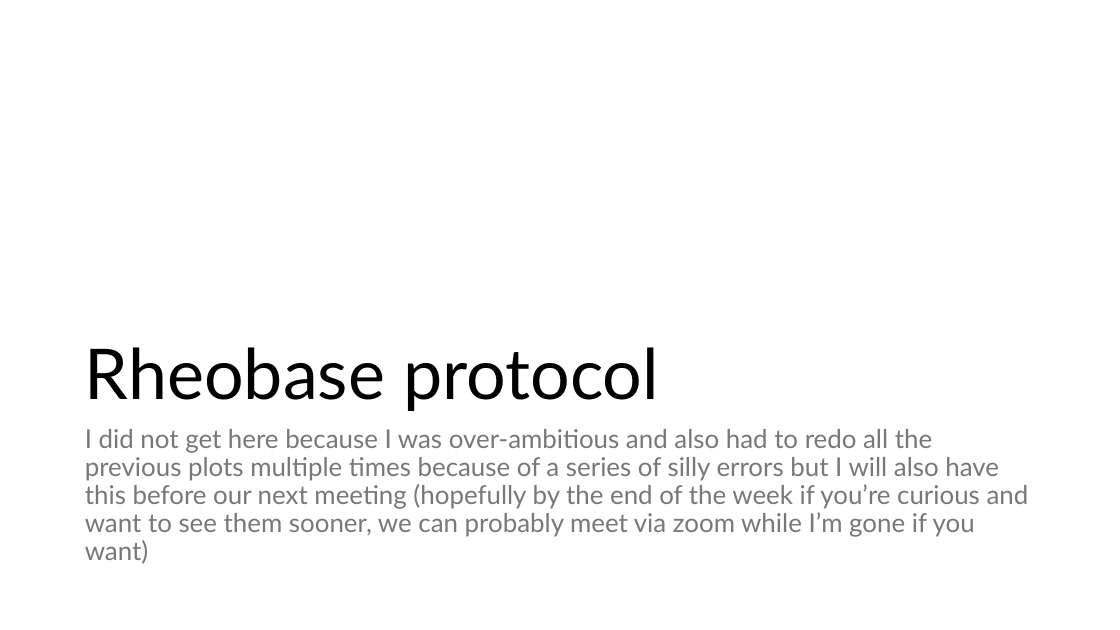
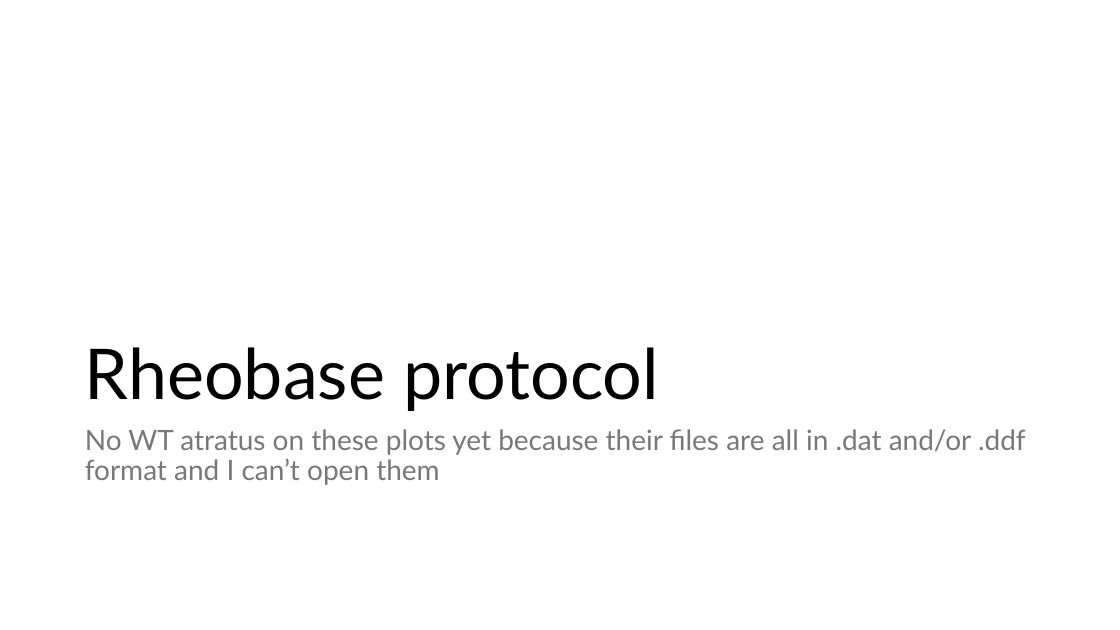
Before and after one commit to s-babish/tcouchii-tradeoff, a slide deck: slide 22 of Presentations/Draft plots for myography trade-off work.pptx. Drawn at 1120x630 pixels with LibreOffice and Linux fonts; fonts in the diff are those of the drawing. Boxes give left, top, right and bottom in pixels: in the first picture for what was removed or moved away, otherwise in the second. Text is boxed around its words. In the diff, an @@ line names an element or a change of style, - is before the commit and + after.

```diff
--- a/Presentations/Draft plots for myography trade-off work.pptx
+++ b/Presentations/Draft plots for myography trade-off work.pptx
@@ text at [85, 429, 1026, 485]: text changed; size 22.2 to 24 pt @@
-I did not get here because I was over-ambitious and also had to redo all the previous plots multiple times because of a series of silly errors but I will also have this before our next meeting (hopefully by the end of the week if you’re curious and want to see them sooner, we can probably meet via zoom while I’m gone if you want)
+No WT atratus on these plots yet because their files are all in .dat and/or .ddf format and I can’t open them
```
Also in this commit, not shown: 2 slides added, 4 other files.
